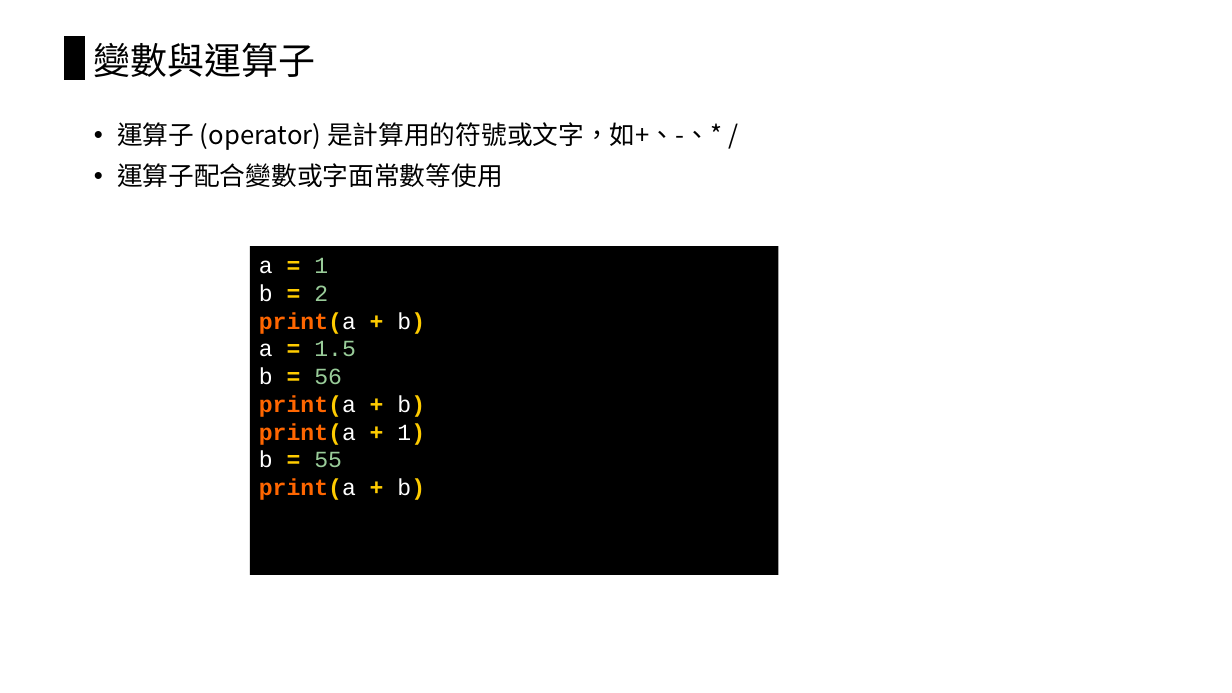
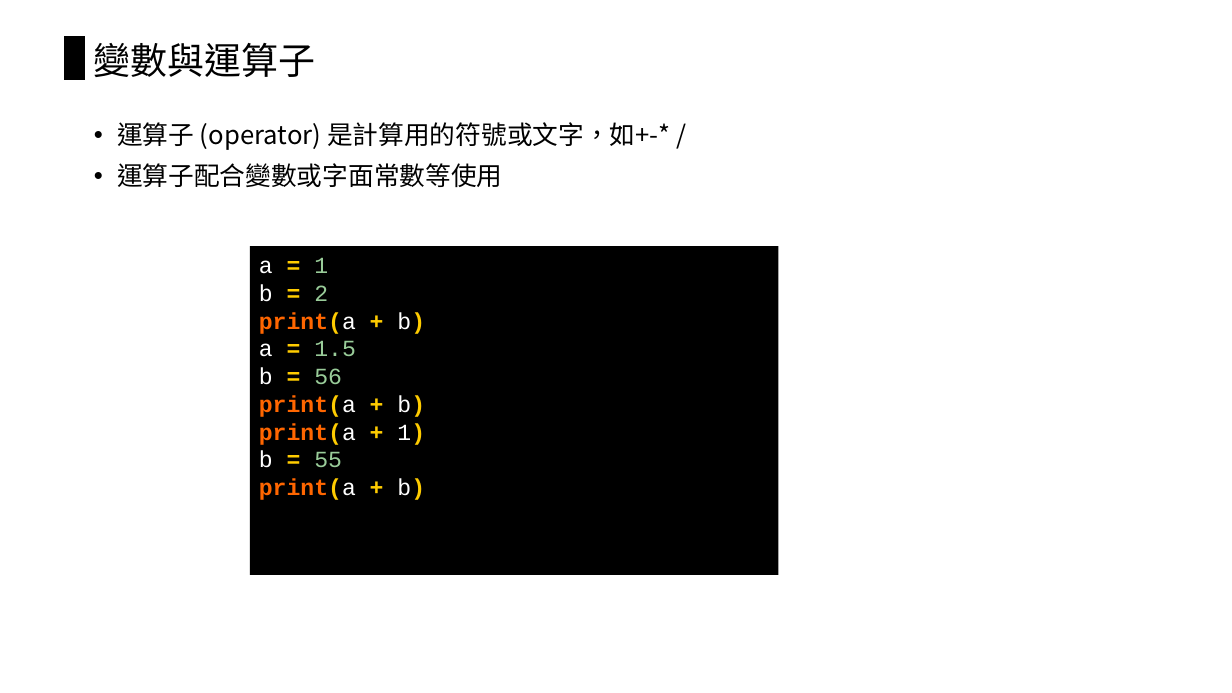
Before and after one commit to chiachin-yen/NCKU_workshop_2018, a slide deck: slide 37 of 2018_Eink工作營.pptx (slide 34 before the commit). Drawn at 1232x693 pixels with LibreOffice and Linux fonts; fonts in the diff are those of the drawing. Boxes give left, top, right and bottom in pixels: in the first picture for what was removed or moved away, otherwise in the second. Text is boxed around its words. In the diff, an @@ line names an element or a change of style, - is before the commit and + after.

```diff
--- a/2018_Eink工作營.pptx
+++ b/2018_Eink工作營.pptx
@@ text at box(117, 122, 671, 150): text changed @@
-• 運算子 (operator) 是計算用的符號或文字，如+、-、* /
+• 運算子 (operator) 是計算用的符號或文字，如+-* /
```
Also in this commit, not shown: 13 other slides changed, 5 slides added.
